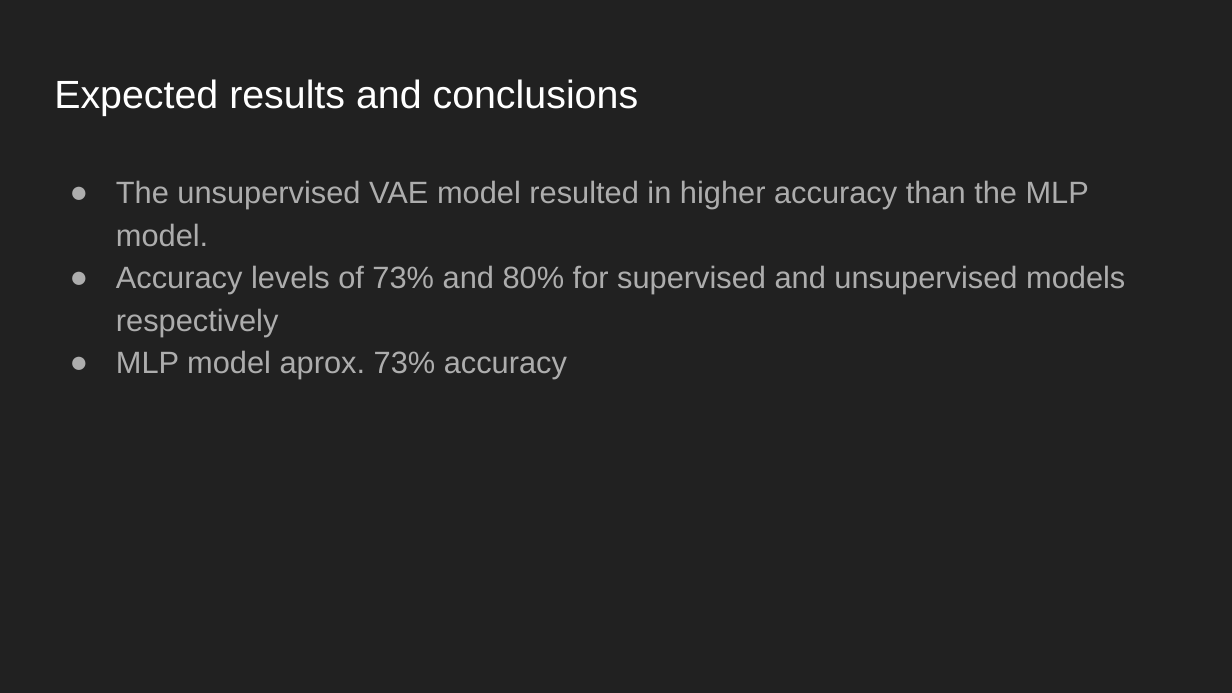
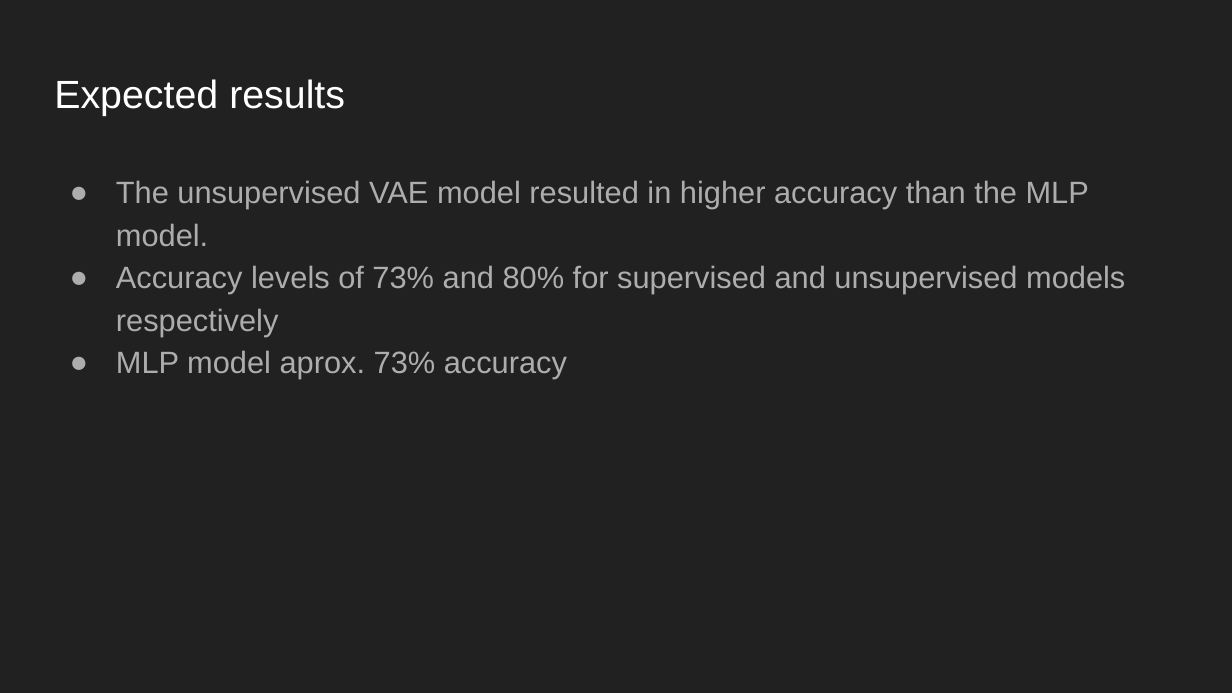
Before and after one commit to NaldoHoracio/CornealAIPaper, a slide deck: slide 7 of meetings/CorneaAIPaper.pptx. Drawn at 1232x693 pixels with LibreOffice and Linux fonts; fonts in the diff are those of the drawing. Boxes give left, top, right and bottom in pixels: in the first picture for what was removed or moved away, otherwise in the second. Text is boxed around its words. In the diff, an @@ line names an element or a change of style, - is before the commit and + after.

```diff
--- a/meetings/CorneaAIPaper.pptx
+++ b/meetings/CorneaAIPaper.pptx
@@ title at <box>54,79,345,116</box>: text changed @@
-Expected results and conclusions
+Expected results
```
Also in this commit, not shown: 4 other slides changed, 1 slide removed, 1 other file.
